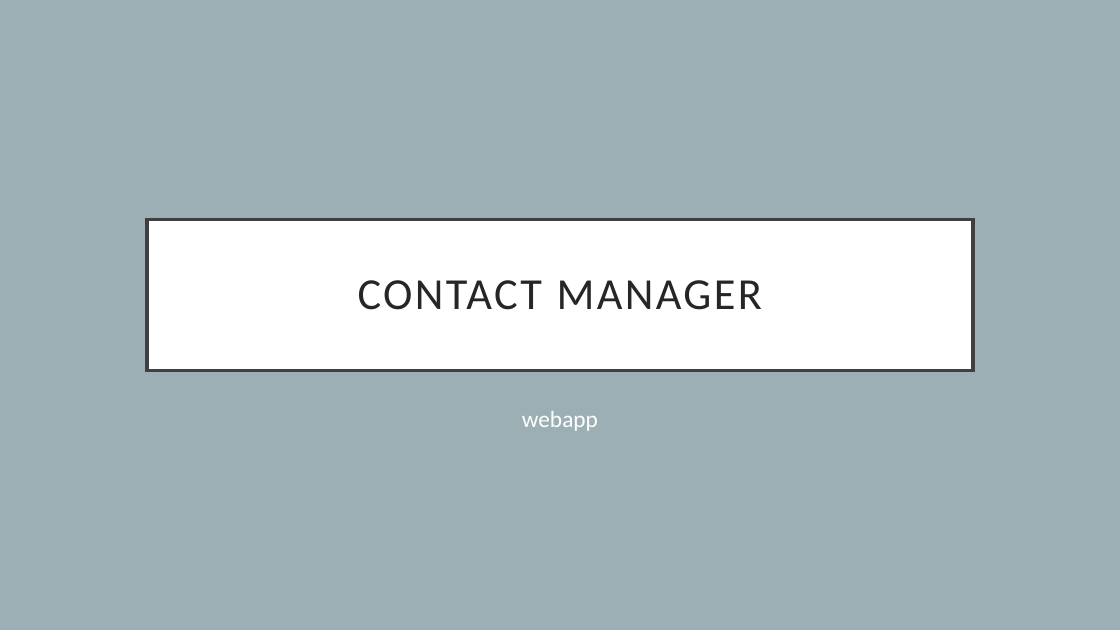
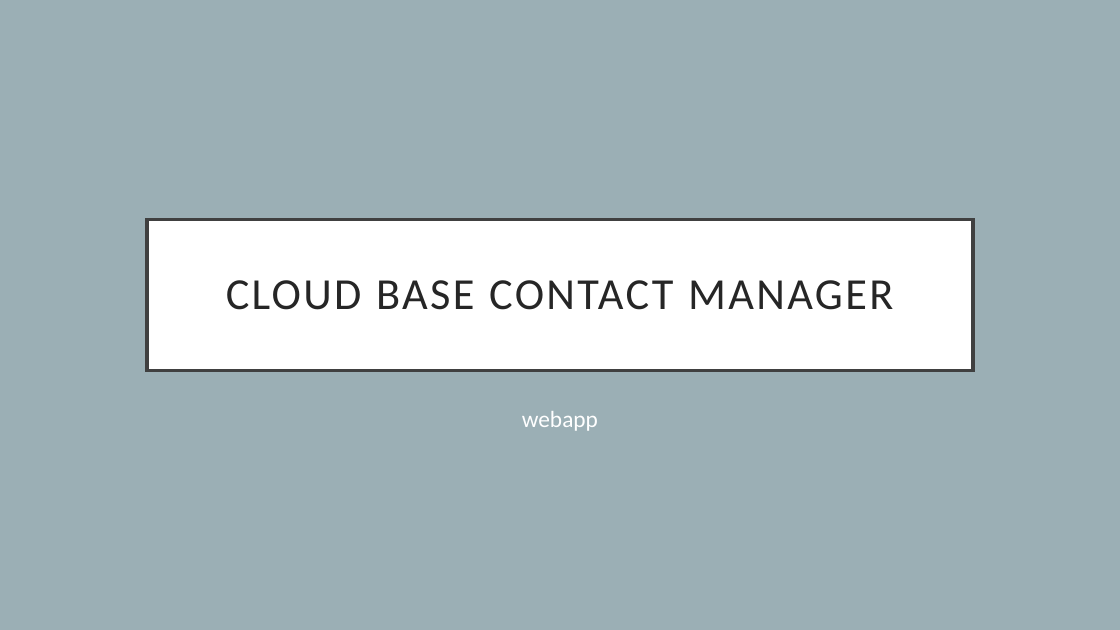
Before and after one commit to SudoKudo/P.O.O.P-Small-Project, a slide deck: slide 1 of SmallProject-Slides.pptx. Drawn at 1120x630 pixels with LibreOffice and Linux fonts; fonts in the diff are those of the drawing. Boxes give left, top, right and bottom in pixels: in the first picture for what was removed or moved away, otherwise in the second. Text is boxed around its words. In the diff, an @@ line names an element or a change of style, - is before the commit and + after.

```diff
--- a/SmallProject-Slides.pptx
+++ b/SmallProject-Slides.pptx
@@ title at bbox=[226, 280, 893, 310]: text changed @@
-CONTACT MANAGER
+CLOUD BASE CONTACT MANAGER
```
Also in this commit, not shown: 7 other slides changed.
